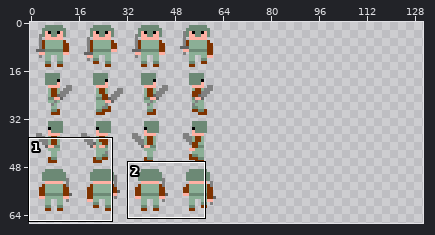
One commit to this sprite sheet: game/assets/char_sheet.png. The picture above shows the old version from afar; the outline marks the close-up.
Close-up. Earlier state:
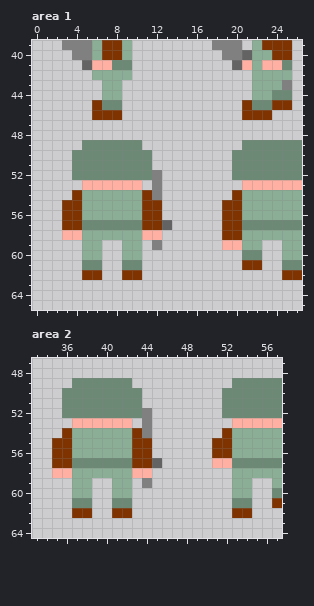
The file is 320x160 pixels. Shown: area 1: x 0..26, y 39..65; area 2: x 33..57, y 47..64. The wide view leaves out empty margins. The commit also changed other parts of the picture, which this record leaves out.
Once edited:
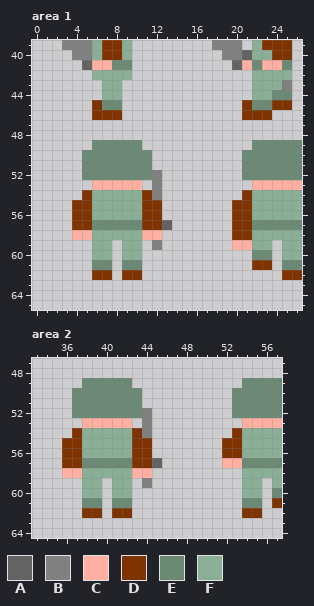
Palette (. is transparent): A #636363  B #808080  C #ffb0a3  D #7f3300  E #6c8975  F #8baf96
What changed:
Area 1:
The edit turns colour F into colour C in row 58 at x 5; in row 59 at x 21.
There is now colour D in row 61 at x 23; in row 62 at x 7.
The edit turns colour E into colour D in row 57 at x 5 and 21.
The edit turns colour F into colour D in rows 54 to 56 at x 5 and 21; in row 58 at x 21.
There is now colour E in row 60 at x 23; in row 61 at x 7.
The edit turns colour F into colour E in row 41 at x 22.
There is now colour F in row 59 at x 7 and 23; in row 60 at x 7.
The author cleared colour C in row 53 at x 5 and 21; in row 58 at x 3; in row 59 at x 19.
The author cleared colour D in row 54 at x 4 and 20; in rows 55 to 57 at x 3 and 19; in row 58 at x 19; in row 61 at x 21; in row 62 at x 5.
The author cleared colour E in row 49 at x 5 and 21; in rows 50 to 52 at x 4 and 20; in row 60 at x 21; in row 61 at x 5.
The author cleared colour F in rows 59 to 60 at x 5.
Area 2:
The edit turns colour E into colour C in row 57 at x 53.
The edit turns colour F into colour C in row 58 at x 37.
There is now colour D in row 62 at x 39 and 55.
The edit turns colour E into colour D in row 57 at x 37.
The edit turns colour F into colour D in rows 54 to 56 at x 37 and 53.
There is now colour E in row 61 at x 39 and 55.
There is now colour F in rows 59 to 60 at x 39 and 55.
The author cleared colour C in row 53 at x 37 and 53; in row 57 at x 51; in row 58 at x 35.
The author cleared colour D in row 54 at x 36 and 52; in rows 55 to 56 at x 35 and 51; in row 57 at x 35; in row 62 at x 37 and 53.
The author cleared colour E in row 49 at x 37 and 53; in rows 50 to 52 at x 36 and 52; in row 61 at x 37 and 53.
The author cleared colour F in row 58 at x 53; in rows 59 to 60 at x 37 and 53.
